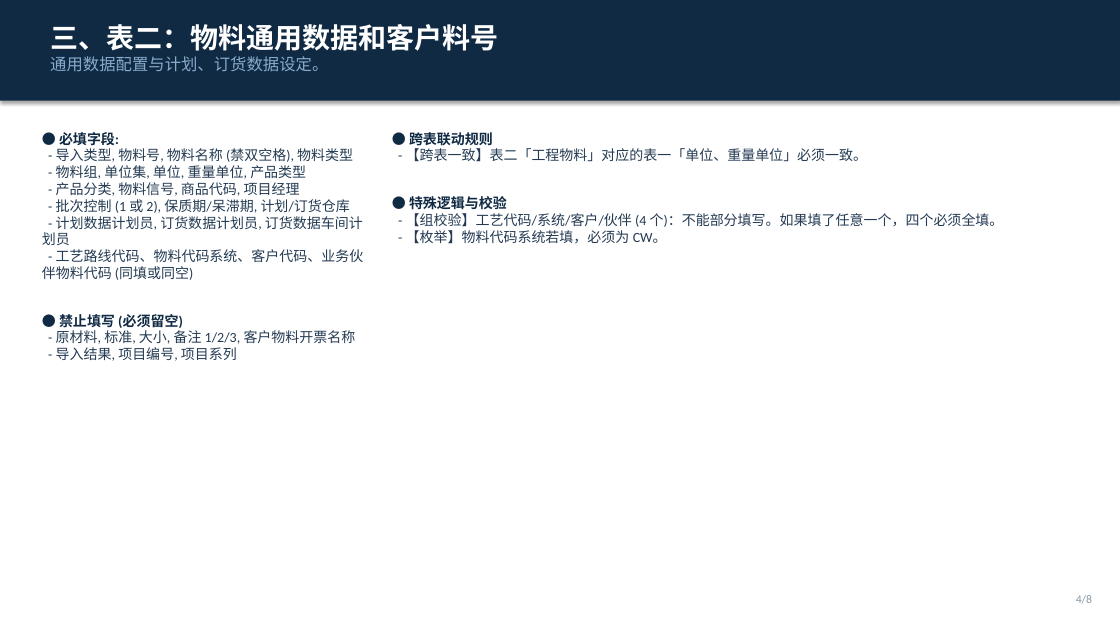
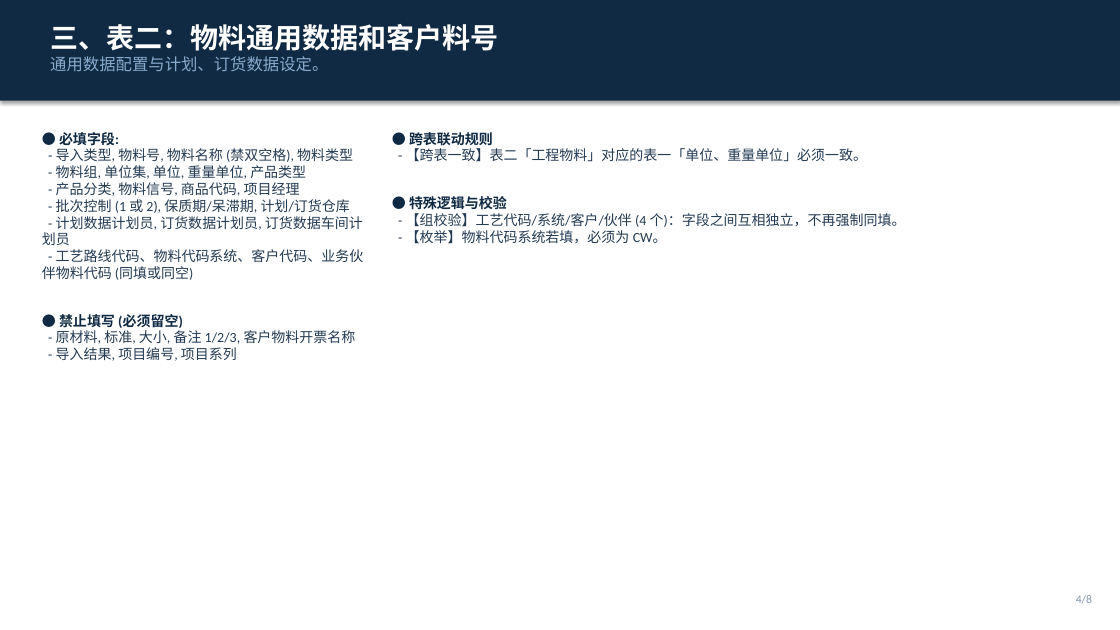
Before and after one commit to 18267313713-source/bom-check-tool, a slide deck: slide 4 of BOM_校验规则详情汇总.pptx. Drawn at 1120x630 pixels with LibreOffice and Linux fonts; fonts in the diff are those of the drawing. Boxes give left, top, right and bottom in pixels: in the first picture for what was removed or moved away, otherwise in the second. Text is boxed around its words. In the diff, an @@ line names an element or a change of style, - is before the commit and + after.

Commit message:
feat: relax sheet2 dependency constraints for 4 fields, update PPT Co-authored-by: monkeycode-ai <monkeycode-ai@chaitin.com>

```diff
--- a/BOM_校验规则详情汇总.pptx
+++ b/BOM_校验规则详情汇总.pptx
@@ text at bbox=[406, 213, 906, 227]: text changed @@
-- 【组校验】工艺代码/系统/客户/伙伴 (4 个)：不能部分填写。如果填了任意一个，四个必须全填。
+- 【组校验】工艺代码/系统/客户/伙伴 (4 个)：字段之间互相独立，不再强制同填。
```
Also in this commit, not shown: 2 other files.
